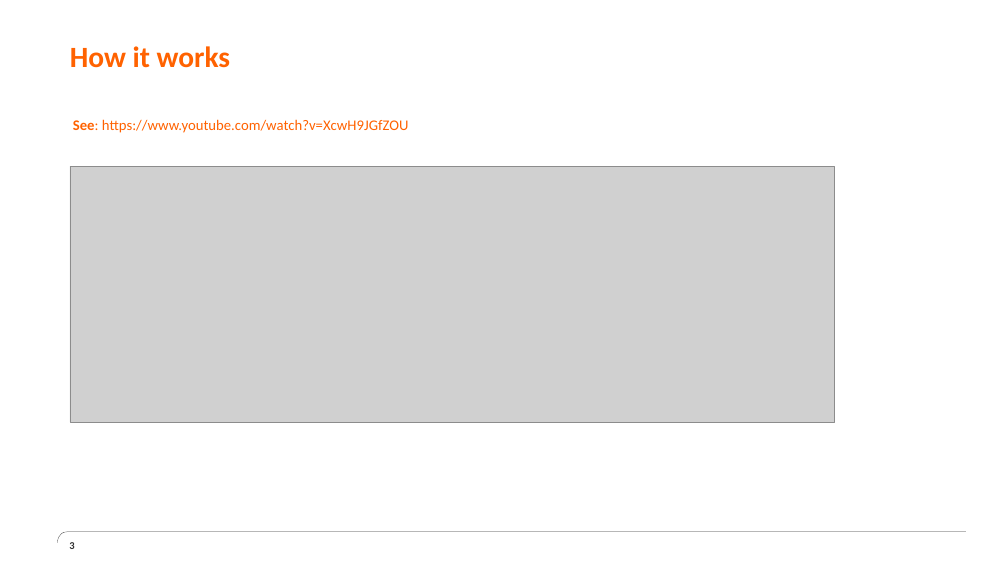
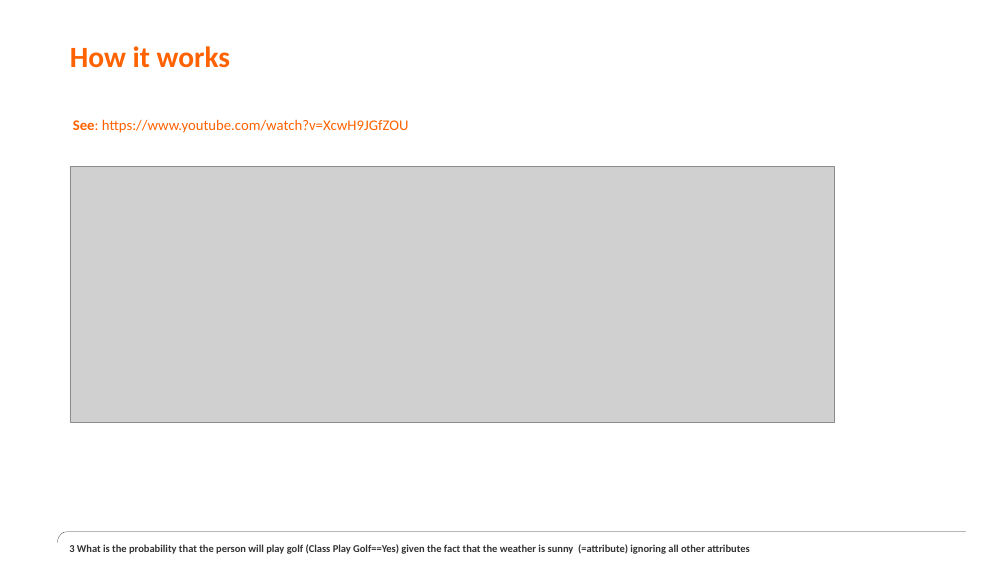
Before and after one commit to erik121212/naivebayes, a slide deck: slide 3 of spark-core/naive-bayes/src/main/resources/NaiveBayes.pptx. Drawn at 1008x567 pixels with LibreOffice and Linux fonts; fonts in the diff are those of the drawing; grey boxes stand for pictures; background and template pictures are left out. Boxes give left, top, right and bottom in pixels: in the first picture for what was removed or moved away, otherwise in the second. Text is boxed around its words. In the diff, an @@ line names an element or a change of style, - is before the commit and + after.

```diff
--- a/spark-core/naive-bayes/src/main/resources/NaiveBayes.pptx
+++ b/spark-core/naive-bayes/src/main/resources/NaiveBayes.pptx
@@ page number removed at (69,542,74,549) @@
-3
@@ text added at (69,544,749,554), 10 pt, text #333333, bold @@
+3 What is the probability that the person will play golf (Class Play Golf==Yes) given the fact that the weather is sunny (=attribute) ignoring all other attributes
```
Also in this commit, not shown: 5 other slides changed, 1 slide added, 1 slide removed.
